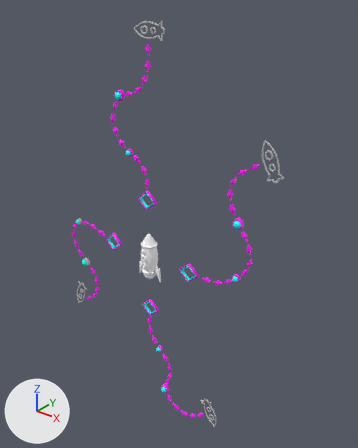
Two versions of the FBX model Assets/Resources/Meshes/Game menu/New World Map/new_world_map.fbx, one commit apart.
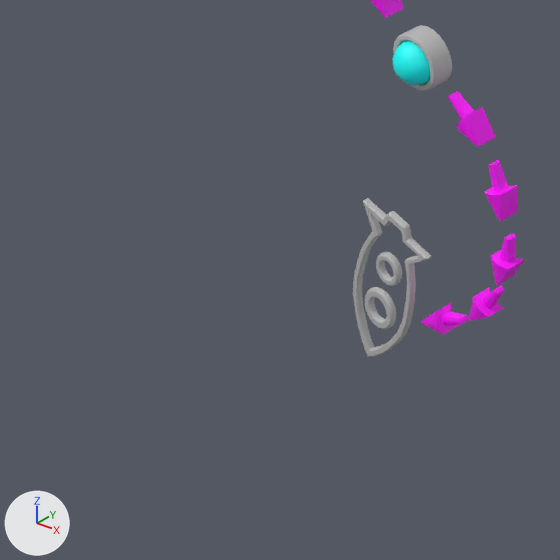
The first picture shows the older version from a camera (50 mm lens) standing at (0.463, -0.504, 0.388) and looking at (0.034, 0.033, 0.055). The close-ups show both versions on the part from 8% to 29% of the width and 57% to 74% of the height of that picture; other places that the commit changed are outside them. The lights are fixed; the arrows at lower left show +X, +Y and +Z. Where no turn or scale is listed for an object, it has been applied to the vertices.

Names of what the first close-up shows: 'mw_arrows8', 'wm_bonus_orb4', 'wm_bonus_orb_frame3', 'wm_ship_icon'.
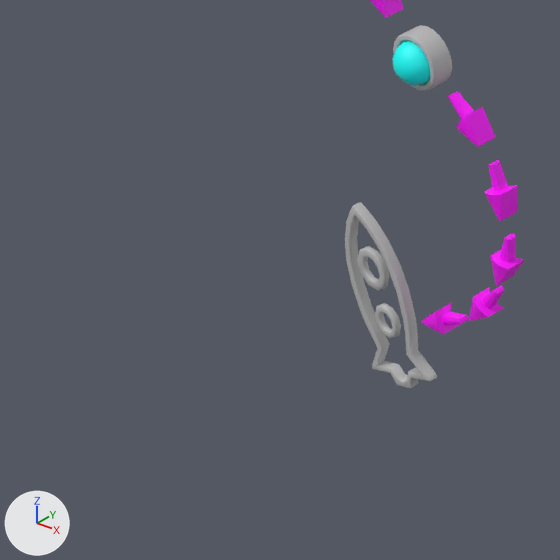
Where the newer file only moved an object's origin or applied its transform, the numbers keep the older frame.

What differs and where, as boxes [x1, y1, x2, y2] in the close-ups (560 x 560 px):
'mw_shipparts3', added
    after: [345, 202, 437, 388]
'wm_ship_icon', deleted
    before: [353, 198, 431, 357]
    faces in mat_lambert7 (grey #bcbcbc): [353, 202, 425, 356]
    faces in mat_lambert1 (grey #bcbcbc): [354, 198, 431, 357]

What changed in the scene script:
```text
Add me_mesh_041:
    me_mesh_041.from_pydata(...)  # 382 vertices, 391 faces; spans x -0.0119..0.0174, y -0.0015..0.0015, z -0.0258..0.0252
    me_mesh_041.materials.append(mat_lambert7)  # grey #bcbcbc
Remove ob_wm_ship_icon:
    ob_wm_ship_icon = bpy.data.objects.new('wm_ship_icon', me_mesh_028)
    ob_wm_ship_icon.location = (-0.1758, -0.0003, -0.1416)
Add ob_mw_shipparts3:
    ob_mw_shipparts3 = bpy.data.objects.new('mw_shipparts3', me_mesh_041)
    ob_mw_shipparts3.location = (-0.1808, 0.0, -0.1471)
```
